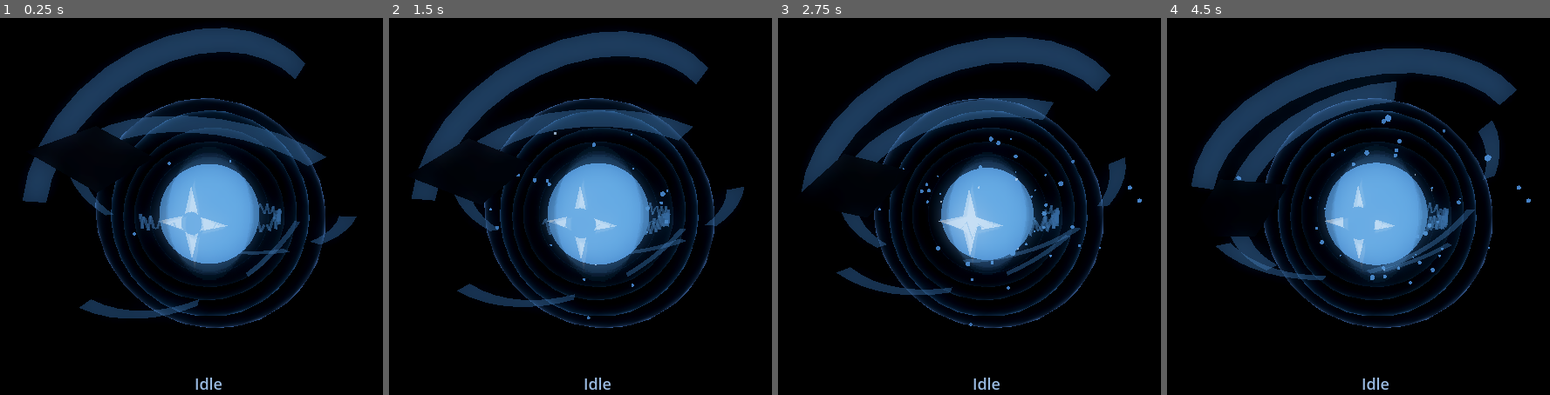
Above: before the commit, frames 1-4 (left to right).
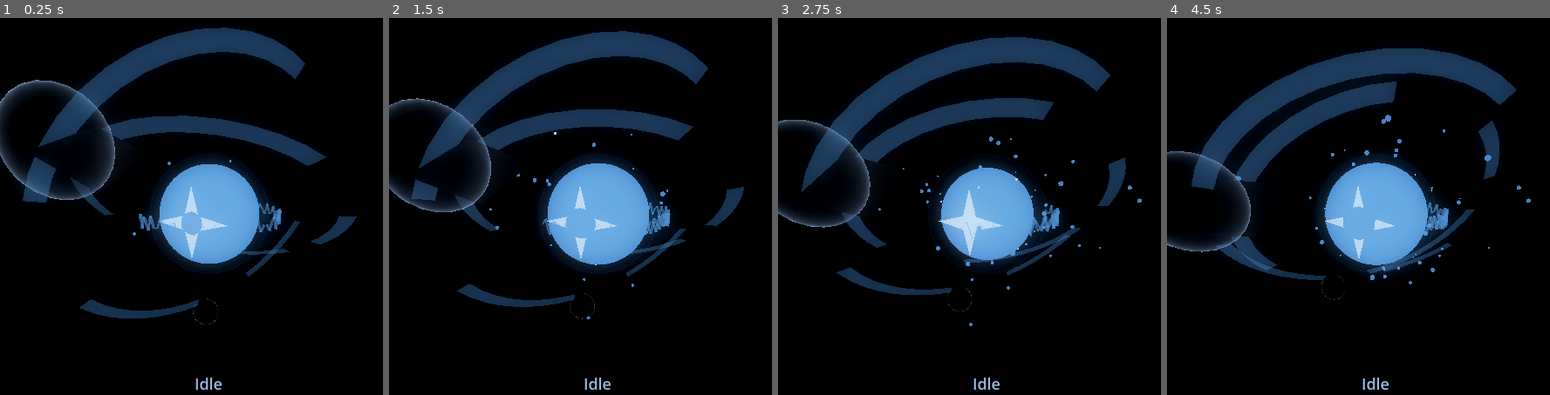
Above: after the commit, the same moments.

Repository: OppiRah/jairus-voice-assistant
Game: Godot game, scene res://orb_scene.tscn
The game is run twice, just before and just after one commit, with the same random seed, the same clock (stepped at 60 frames per second) and the same inputs.
Inputs:
- Up to frame 1 (0.25 s): no input
- Up to frame 2 (1.5 s): no input
- Up to frame 3 (2.75 s): no input
- Up to frame 4 (4.5 s): no input

The runs differ from the first frame. In frame 1, 8.2% of the frame differs, in the area x 0-85%, y 16-83%; in frame 2, 7.8%; in frame 3, 6.8%; in frame 4, 7.5%.

Commit message:
Orb V2 Pass 2 — asymmetric glass/crystal accents replace uniform concentric shells.
Co-Authored-By: Claude Sonnet 5 <noreply@anthropic.com>
Claude-Session: https://claude.ai/code/session_01UwiJFeDzj1MwDyByYzau5q

Diff:
--- a/src/jairus/interfaces/renderer/godot_project/orb_controller.gd
+++ b/src/jairus/interfaces/renderer/godot_project/orb_controller.gd
@@ -384,74 +384,96 @@
 
 const GLASS_SHELL_SHADER := preload("res://orb_glass_shell.gdshader")
 
-# Full Fresnel glass + layered depth pass: 4 concentric, non-uniformly-
-# scaled (ellipsoid, not perfect-sphere -- a plain sphere looks identical
-# under any rotation, so an ellipsoid is what actually makes "varying
-# rotations/tilts" visible) glass shells around the core, reusing the
-# Fresnel rim-lighting technique validated in glass_poc_fresnel.gdshader
-# (ORB_RENDERER_INVESTIGATION.md section 9). power_offset/rim_offset/tint
-# are per-shell STRUCTURAL differences (so the 4 shells read as distinct
-# layers even in the same state); STATE_PROFILES' glass_rim_intensity/
-# glass_lens_strength below are the per-STATE behavior layered on top of
-# these, same "structural constant + state-driven multiplier" split
-# already used for rings (RING_TILT_DEG is structural; ring_speed/
-# ring_opacity are per-state). power_offset increases outward (innermost
-# shell has the broadest/softest rim, outermost the sharpest/brightest) so
-# the 4 layers read as "energy building outward," echoing the concept
-# image's layered-depth feel.
-const GLASS_BASE_FRESNEL_POWER := 3.0
-const GLASS_BASE_RIM_ALPHA := 0.65
-const GLASS_CORE_ALPHA := 0.06  # near-invisible body so the core/rings stay the visual focus, not the glass itself
-const GLASS_LENS_DISTORTION_BASE := 0.05  # deliberately subtle -- see orb_glass_shell.gdshader's own comment on what this can and can't show
-
-# Sizing/visibility note (revised after two real screenshots): attempt 1
-# spread the 4 shells from radius 0.85 to 1.85, directly overlapping
-# RingA/RingB's own 1.3-1.7 band -- read as a muddy stack of extra "rings"
-# competing with the actual rings. Attempt 2 clustered them at 0.8-1.2
-# (safely under RingA's 1.3 inner radius), which fixed that, but a
-# Fresnel-lit sphere always brightens its own silhouette edge -- 4 equally
-# bright concentric shells inherently read as 4 equally-visible nested
-# rings, not "glass depth" (an intrinsic property of the technique on a
-# static front view, not a tunable bug). This third pass keeps the same
-# sizing but makes the inner two shells deliberately much dimmer (soft
-# ambient haze around the core, barely visible on their own) so only the
-# outer two read as distinct glass edges -- fewer equally-weighted rings,
-# more "soft glow building outward to a visible edge."
-const GLASS_SHELL_CONFIGS := [
+# V2-2 -- asymmetric glass/crystal accents (ORB_V2_DESIGN.md Q5/Q14),
+# replacing the old 4-shell uniform-concentric system entirely (discarded,
+# not tuned further). The project's own prior code comments already
+# self-diagnosed that system's exact failure ("4 equally bright concentric
+# shells inherently read as 4 equally-visible nested rings, not glass
+# depth"), and Q4's silhouette test predicted its GLASS_CORE_ALPHA=0.06
+# left no non-emissive silhouette at all -- confirmed, not just predicted,
+# by this pass's own bloom-off screenshot (see this pass's report). The
+# Fresnel shader TECHNIQUE was never the problem (Q8/Q11: kept, reused
+# verbatim -- same GLASS_SHELL_SHADER file CoreHousing already uses) --
+# only the uniform/concentric/independently-positioned APPLICATION was.
+#
+# Per Q3/Q14, applying the exact lesson V2-1's struts just proved the hard
+# way: an element parameterized only by its own radius/angle/height around
+# the shared origin reads as "technically present, doesn't read" even with
+# correct geometry/material. So neither accent below has its own
+# independent world-space placement at all -- each is a CHILD of an
+# existing V2-1 strut (GlassAccentA under RingA/Plate1, GlassAccentB under
+# RingB/Plate2 -- see orb_scene.tscn), inheriting that strut's ring
+# rotation and per-plate spin automatically, with zero new per-frame
+# position code. Anchoring one accent per ring (not two on the same ring)
+# also means the two sit at genuinely different depths/tilts by
+# construction, since RingA/RingB already have independent tilt axes
+# (V2-1) -- the "distinct depth layers" this pass's stage 1 test checks
+# for, not an assumed side effect.
+#
+# Construction technique -- built and verified, not assumed: Q11 offers
+# "Ellipsoid OR crystal-shard mesh" for this element. Crystal-shard
+# (_build_crystal_shard(), reused for the plates/struts) was tried first
+# since Q11's own text leans toward it for "genuine faceted depth" -- but
+# this pass's own stage-1 screenshot caught a real problem the plates never
+# hit: _build_crystal_shard() assigns one FLAT normal per face, so under
+# this Fresnel shader a whole facet that happens to face edge-on to the
+# camera lights up at uniformly high fresnel/emission across its entire
+# area (not just a thin rim the way a smooth sphere's continuously-varying
+# normal produces) -- a large, near-white flat plane that blooms out into
+# exactly the kind of massive screen-covering haze a real screenshot caught
+# and a synthetic test would not have. This never affected the plates
+# because they use real-lit StandardMaterial3D, not this unshaded Fresnel
+# shader. Switched to Q11's other named option instead: an ELLIPSOID
+# (SphereMesh, non-uniformly scaled -- exactly CoreHousing's and the old
+# shells' own proven-safe construction, per this same file's Pass A/original
+# comments on why an ellipsoid, not a perfect sphere, is what makes tilt
+# visible) built directly in code per accent, "scale" replacing equator_
+# radius/half_height/sides below. Deliberately different scales/alphas
+# (Q5: "varied in scale, not just position"): Accent A larger and more
+# opaque, the nearer/more prominent layer; Accent B smaller and dimmer, the
+# further/subtler one. core_alpha values are well above the old system's
+# failed 0.06, verified against the silhouette test (Q4) below, not
+# asserted.
+const GLASS_ACCENT_BASE_FRESNEL_POWER := 3.0
+const GLASS_ACCENT_BASE_RIM_ALPHA := 0.75
+const GLASS_ACCENT_LENS_DISTORTION_BASE := 0.05  # same deliberately-subtle baseline the old shells used -- see orb_glass_shell.gdshader's own comment on what this can and can't show
+const GLASS_ACCENT_BASE_COLOR := Color(0.65, 0.78, 1.0)  # pale glass-blue, same palette family the old shells used
+
+const GLASS_ACCENT_CONFIGS := [
 	{
-		"scale": Vector3(0.8, 0.77, 0.8), "tilt_x_deg": 10.0, "tilt_z_deg": 0.0,
-		"power_offset": -1.0, "rim_offset": -0.42, "tint": Color(0.02, 0.0, -0.02),
-		"render_priority": -5,
+		# Accent A -- child of RingA/Plate1 (the strut V2-1 anchored at
+		# RingA segment 0's far endpoint). local_offset/rotation_deg are in
+		# Plate1's own local space. Larger + more opaque: the nearer, more
+		# prominent accent.
+		"local_offset": Vector3(0.25, 0.2, 0.15), "rotation_deg": Vector3(15.0, -30.0, 10.0),
+		"scale": Vector3(0.38, 0.3, 0.34),
+		"power_offset": -0.5, "rim_offset": 0.05, "core_alpha": 0.32,
+		"render_priority": 0,
 	},
 	{
-		"scale": Vector3(0.93, 0.89, 0.91), "tilt_x_deg": 25.0, "tilt_z_deg": 40.0,
-		"power_offset": -0.4, "rim_offset": -0.30, "tint": Color(0.0, 0.02, 0.02),
-		"render_priority": -4,
-	},
-	{
-		"scale": Vector3(1.07, 1.02, 1.05), "tilt_x_deg": 40.0, "tilt_z_deg": 90.0,
-		"power_offset": 0.3, "rim_offset": -0.02, "tint": Color(-0.02, 0.0, 0.03),
-		"render_priority": -3,
-	},
-	{
-		"scale": Vector3(1.2, 1.13, 1.17), "tilt_x_deg": 55.0, "tilt_z_deg": 140.0,
-		"power_offset": 0.9, "rim_offset": 0.05, "tint": Color(0.03, -0.01, 0.02),
-		"render_priority": -1,
+		# Accent B -- child of RingB/Plate2 (RingB segment 1's far
+		# endpoint) -- a different ring than Accent A, with RingB's own
+		# independent tilt (V2-1), so this sits at a genuinely different
+		# depth/orientation, not a second copy of Accent A's layer. Smaller
+		# + dimmer: the further, subtler accent.
+		"local_offset": Vector3(-0.18, -0.14, 0.1), "rotation_deg": Vector3(-25.0, 40.0, -15.0),
+		"scale": Vector3(0.2, 0.16, 0.18),
+		"power_offset": 0.5, "rim_offset": -0.15, "core_alpha": 0.2,
+		"render_priority": 1,
 	},
 ]
 
 # render_priority for every OTHER layered-transparent element, chosen to
-# match their real radial position relative to the 4 glass shells above
+# match their real radial position relative to the 2 glass accents above
 # (arcs at radius 0.75, particles scattered around ~1.1 on average --
 # approximate, since particles actually move outward over their lifetime,
 # so a single static priority can only ever be a reasonable estimate --
-# RingA at inner/outer 1.3/1.45, RingB at 1.55/1.7) so the combined draw
-# order is consistently "innermost first, outermost last" across every
-# transparent object in the scene, not just within the glass shells
-# themselves. This is the investigation's named mitigation for AABB-based
-# sorting being unreliable when multiple transparent objects share (near
-# enough) the same center -- exactly this scene's shape now that there are
-# 4 more concentric objects than before.
+# RingA at inner/outer 1.3/1.45, RingB at 1.55/1.7, and the accents sit at
+# their parent strut's own radius) so the combined draw order is
+# consistently "innermost first, outermost last" across every transparent
+# object in the scene, not just among the accents themselves. This is the
+# investigation's named mitigation for AABB-based sorting being unreliable
+# when multiple transparent objects share (near enough) the same center.
 const RENDER_PRIORITY_CORE_HOUSING := -8  # innermost transparent object in the scene (radius 0.64, smaller than the arcs' 0.75) -- drawn first, per the same "innermost first" convention as everything below
 const RENDER_PRIORITY_CORE_SPARKS := -7  # emitted right at CoreHousing's 0.64 boundary (0.68 emission radius) -- between the housing and the arcs (0.75), same "innermost first" ordering
 const RENDER_PRIORITY_ARCS := -6
@@ -460,8 +482,8 @@
 const RENDER_PRIORITY_ORBITAL := 0  # emission_ring_radius 1.5 sits between RingA's 1.3-1.45 band and RingB's 1.55-1.7 band -- same approximate-priority caveat as RENDER_PRIORITY_PARTICLES above, since orbiting particles don't hold a single exact radius either
 const RENDER_PRIORITY_RING_B := 1
 
-# CoreHousing reuses GLASS_SHELL_SHADER (same Fresnel technique as the 4
-# outer glass shells) but with the *opposite* visual intent: dark and
+# CoreHousing reuses GLASS_SHELL_SHADER (same Fresnel technique as the
+# glass/crystal accents) but with the *opposite* visual intent: dark and
 # near-opaque at the rim (a real, deliberate silhouette -- "housing"),
 # transparent at center (so the glow sphere and emblem inside read
 # through it, unobstructed). A high fresnel_power keeps that rim tight
@@ -602,9 +624,9 @@
 # new this pass; full per-state reasoning (why ERROR's rings are fast and
 # chaotic, why OFFLINE's are nearly still, etc.) is in this pass's
 # integration report. glass_rim_intensity/glass_lens_strength (full
-# Fresnel glass pass) multiply the 4 glass shells' structural per-shell
-# baselines (GLASS_SHELL_CONFIGS) -- e.g. ERROR's shells run brighter/more
-# distorted, OFFLINE's are barely visible, matching each state's existing
+# Fresnel glass pass) multiply the glass/crystal accents' structural
+# per-accent baselines (GLASS_ACCENT_CONFIGS) -- e.g. ERROR's accents run
+# brighter/more distorted, OFFLINE's are barely visible, matching each state's existing
 # ring/arc/particle behavior rather than introducing a new, separate mood.
 # Colors for executing/completed/error/offline
 # deliberately reuse the exact RGB values theme.py's ORB_COLORS already
@@ -783,7 +805,7 @@
 @onready var arc_a: MeshInstance3D = $ArcA
 @onready var arc_b: MeshInstance3D = $ArcB
 @onready var activity_label: Label = $UI/ActivityLabel
-@onready var glass_shells: Array[MeshInstance3D] = [$GlassShell1, $GlassShell2, $GlassShell3, $GlassShell4]
+@onready var glass_accents: Array[MeshInstance3D] = [$RingA/Plate1/GlassAccentA, $RingB/Plate2/GlassAccentB]
 @onready var core_housing: MeshInstance3D = $CoreHousing
 @onready var core_emblem: MeshInstance3D = $CoreEmblem
 @onready var plates: Array[MeshInstance3D] = [$RingA/Plate1, $RingB/Plate2, $RingA/Plate3]
@@ -806,7 +828,7 @@
 var _particle_material: StandardMaterial3D
 var _current_activity := "Idle"  # matches ActivityLabel's own .tscn default text
 var _activity_tween: Tween
-var _glass_materials: Array[ShaderMaterial] = []
+var _glass_accent_materials: Array[ShaderMaterial] = []
 var _housing_material: ShaderMaterial
 var _emblem_material: StandardMaterial3D
 var _ring_segments_a: Array[MeshInstance3D] = []
@@ -972,22 +994,36 @@
 		wisp.set_surface_override_material(0, wisp_mat)
 		_wisp_materials.append(wisp_mat)
 
-	for i in range(glass_shells.size()):
-		var shell := glass_shells[i]
-		var config: Dictionary = GLASS_SHELL_CONFIGS[i]
-		shell.scale = config["scale"]
-		shell.rotate_x(deg_to_rad(config["tilt_x_deg"]))
-		shell.rotate_z(deg_to_rad(config["tilt_z_deg"]))
+	for i in range(glass_accents.size()):
+		var accent := glass_accents[i]
+		var config: Dictionary = GLASS_ACCENT_CONFIGS[i]
+		# Ellipsoid, not crystal-shard -- see the GLASS_ACCENT_CONFIGS
+		# comment above for why (a real screenshot caught flat-faceted
+		# geometry blooming out under this Fresnel shader). A unit sphere
+		# mesh, non-uniformly scaled per accent via "scale" below, same
+		# construction CoreHousing/the old shells already use safely.
+		var sphere := SphereMesh.new()
+		sphere.radius = 1.0
+		sphere.height = 2.0
+		sphere.radial_segments = 24
+		sphere.rings = 12
+		accent.mesh = sphere
+		accent.scale = config["scale"]
+		accent.position = config["local_offset"]
+		var accent_rot: Vector3 = config["rotation_deg"]
+		accent.rotate_x(deg_to_rad(accent_rot.x))
+		accent.rotate_y(deg_to_rad(accent_rot.y))
+		accent.rotate_z(deg_to_rad(accent_rot.z))
 
 		var mat := ShaderMaterial.new()
 		mat.shader = GLASS_SHELL_SHADER
 		mat.render_priority = config["render_priority"]
-		shell.set_surface_override_material(0, mat)
-		_glass_materials.append(mat)
-
-	print("[orb_controller] geometry ready: RingA segments=%d, RingB segments=%d, plates=%d, ArcA vertices=%d, ArcB vertices=%d, glass shells=%d, core housing + %d-point emblem vertices=%d, core sparks=%d, orbital particles=%d, wisps=%d" % [
+		accent.set_surface_override_material(0, mat)
+		_glass_accent_materials.append(mat)
+
+	print("[orb_controller] geometry ready: RingA segments=%d, RingB segments=%d, plates=%d, ArcA vertices=%d, ArcB vertices=%d, glass accents=%d, core housing + %d-point emblem vertices=%d, core sparks=%d, orbital particles=%d, wisps=%d" % [
 		_ring_segments_a.size(), _ring_segments_b.size(), plates.size(),
-		arc_a.mesh.surface_get_array_len(0), arc_b.mesh.surface_get_array_len(0), _glass_materials.size(),
+		arc_a.mesh.surface_get_array_len(0), arc_b.mesh.surface_get_array_len(0), _glass_accent_materials.size(),
 		EMBLEM_POINTS, core_emblem.mesh.surface_get_array_len(0),
 		core_sparks.amount, orbital_particles.amount, wisps.size(),
 	])
@@ -1261,7 +1297,7 @@
 
 	_update_rings(delta, profile)
 	_update_arcs(delta, profile)
-	_update_glass_shells(profile)
+	_update_glass_accents(profile)
 	_update_core_housing()
 	_update_plates(delta, profile)
 	_update_core_sparks(profile)
@@ -1331,24 +1367,32 @@
 		mat.set_shader_parameter("turbulence", turbulence)
 
 
-## STAGE 2 of the full Fresnel glass pass: same-scene lensing now enabled
-## (lens_distortion driven from STATE_PROFILES' glass_lens_strength),
-## on top of the Fresnel rim layering verified alone in stage 1's real
-## screenshots. See orb_glass_shell.gdshader's own comment for exactly
-## what this can and can't warp (the core and empty/desktop background --
-## never the rings/particles/other shells, which are transparent and not
-## yet drawn when the single per-frame screen copy is taken).
-func _update_glass_shells(profile: Dictionary) -> void:
+## V2-2: per-accent Fresnel update, same lens/rim mechanics the old 4-shell
+## system used (STATE_PROFILES' glass_rim_intensity/glass_lens_strength as
+## the per-state multiplier over each accent's own structural baseline in
+## GLASS_ACCENT_CONFIGS) -- but base_color now follows Q9's actual rule for
+## "Housing/glass accents" (only a faint 15% tint of _current_color over a
+## fixed pale base, same lerp CoreHousing already uses just below) instead
+## of the old shells' full _current_color, which never matched that rule.
+## core_alpha is each accent's own fixed structural value now (no shared
+## near-zero constant) -- high enough to pass the Q4 silhouette test on its
+## own, not reliant on lens/emission. See orb_glass_shell.gdshader's own
+## comment for exactly what lens_distortion can and can't warp (the core
+## and empty/desktop background -- never the rings/particles/other
+## transparent objects, which haven't been drawn yet when the single
+## per-frame screen copy is taken).
+func _update_glass_accents(profile: Dictionary) -> void:
 	var rim_intensity: float = profile["glass_rim_intensity"]
 	var lens_strength: float = profile["glass_lens_strength"]
-	for i in range(_glass_materials.size()):
-		var config: Dictionary = GLASS_SHELL_CONFIGS[i]
-		var mat := _glass_materials[i]
-		mat.set_shader_parameter("base_color", (_current_color + config["tint"]).clamp())
-		mat.set_shader_parameter("fresnel_power", GLASS_BASE_FRESNEL_POWER + config["power_offset"])
-		mat.set_shader_parameter("rim_alpha", clamp(GLASS_BASE_RIM_ALPHA + config["rim_offset"], 0.0, 1.0) * rim_intensity)
-		mat.set_shader_parameter("core_alpha", GLASS_CORE_ALPHA)
-		mat.set_shader_parameter("lens_distortion", GLASS_LENS_DISTORTION_BASE * lens_strength)
+	var tinted := GLASS_ACCENT_BASE_COLOR.lerp(_current_color, 0.15)
+	for i in range(_glass_accent_materials.size()):
+		var config: Dictionary = GLASS_ACCENT_CONFIGS[i]
+		var mat := _glass_accent_materials[i]
+		mat.set_shader_parameter("base_color", tinted)
+		mat.set_shader_parameter("fresnel_power", GLASS_ACCENT_BASE_FRESNEL_POWER + config["power_offset"])
+		mat.set_shader_parameter("rim_alpha", clamp(GLASS_ACCENT_BASE_RIM_ALPHA + config["rim_offset"], 0.0, 1.0) * rim_intensity)
+		mat.set_shader_parameter("core_alpha", config["core_alpha"])
+		mat.set_shader_parameter("lens_distortion", GLASS_ACCENT_LENS_DISTORTION_BASE * lens_strength)
 
 
 ## CoreHousing's base_color gets only a faint tint of _current_color (15%)
--- a/src/jairus/interfaces/renderer/godot_project/orb_scene.tscn
+++ b/src/jairus/interfaces/renderer/godot_project/orb_scene.tscn
@@ -42,12 +42,6 @@
 scale_min = 0.5
 scale_max = 1.5
 color = Color(0.7, 0.75, 1, 0.6)
-
-[sub_resource type="SphereMesh" id="SphereMesh_glass_shell"]
-radius = 1.0
-height = 2.0
-radial_segments = 32
-rings = 16
 
 [sub_resource type="SphereMesh" id="SphereMesh_core_spark"]
 radius = 0.012
@@ -137,11 +131,15 @@
 
 [node name="Plate1" type="MeshInstance3D" parent="RingA"]
 
+[node name="GlassAccentA" type="MeshInstance3D" parent="RingA/Plate1"]
+
 [node name="Plate3" type="MeshInstance3D" parent="RingA"]
 
 [node name="RingB" type="Node3D" parent="."]
 
 [node name="Plate2" type="MeshInstance3D" parent="RingB"]
+
+[node name="GlassAccentB" type="MeshInstance3D" parent="RingB/Plate2"]
 
 [node name="ArcA" type="MeshInstance3D" parent="."]
 
@@ -155,18 +153,6 @@
 
 [node name="Wisp3" type="MeshInstance3D" parent="."]
 visible = false
-
-[node name="GlassShell1" type="MeshInstance3D" parent="."]
-mesh = SubResource("SphereMesh_glass_shell")
-
-[node name="GlassShell2" type="MeshInstance3D" parent="."]
-mesh = SubResource("SphereMesh_glass_shell")
-
-[node name="GlassShell3" type="MeshInstance3D" parent="."]
-mesh = SubResource("SphereMesh_glass_shell")
-
-[node name="GlassShell4" type="MeshInstance3D" parent="."]
-mesh = SubResource("SphereMesh_glass_shell")
 
 [node name="UI" type="CanvasLayer" parent="."]
 
Not shown: 1 places in src/jairus/interfaces/renderer/godot_project/orb_scene.tscn that only renumber resources
